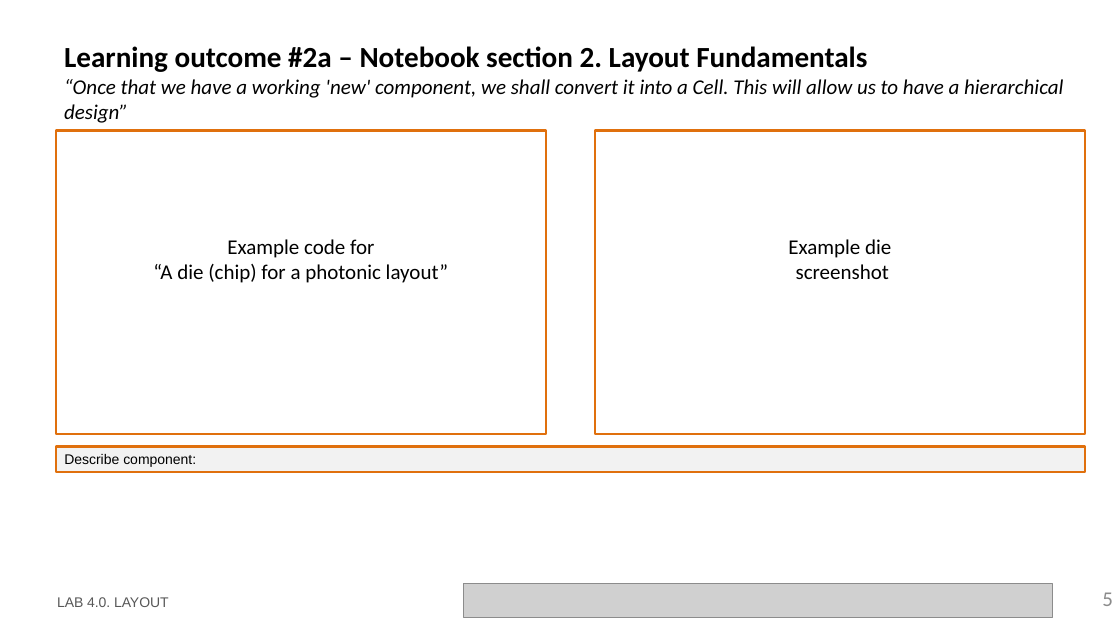
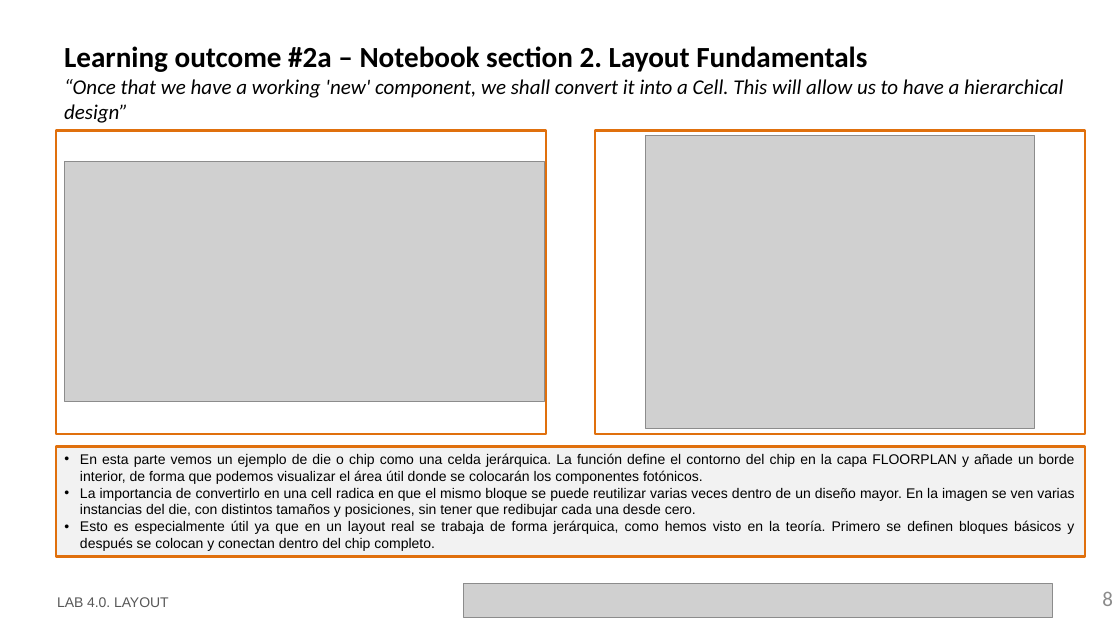
Before and after one commit to Japeacru/cifoin-lab4, a slide deck: slide 8 of LabBook_40.pptx (slide 5 before the commit). Drawn at 1120x630 pixels with LibreOffice and Linux fonts; fonts in the diff are those of the drawing; grey boxes stand for pictures; background and template pictures are left out. Boxes give left, top, right and bottom in pixels: in the first picture for what was removed or moved away, otherwise in the second. Text is boxed around its words. In the diff, an @@ line names an element or a change of style, - is before the commit and + after.

```diff
--- a/LabBook_40.pptx
+++ b/LabBook_40.pptx
@@ picture added at <box>646,135,1035,429</box> @@
@@ picture added at <box>65,161,544,401</box> @@
@@ text removed at <box>153,239,448,283</box> @@
-Example code for
-“A die (chip) for a photonic layout”
@@ text removed at <box>788,239,891,279</box> @@
-Example die
-screenshot
@@ rectangle "En esta parte vemos un ...": place and size @@
-rectangle "En esta parte vemos un ..." at <box>56,447,1086,472</box>
+rectangle "En esta parte vemos un ..." at <box>56,447,1086,557</box>
@@ text in rectangle at <box>80,453,1075,551</box>: text changed @@
-Describe component:
+• En esta parte vemos un ejemplo de die o chip como una celda jerárquica. La función define el contorno del chip en la capa FLOORPLAN y añade un borde interior, de forma que podemos visualizar el área útil donde se colocarán los componentes fotónicos.
+• La importancia de convertirlo en una cell radica en que el mismo bloque se puede reutilizar varias veces dentro de un diseño mayor. En la imagen se ven varias instancias del die, con distintos tamaños y posiciones, sin tener que redibujar cada una desde cero.
+• Esto es especialmente útil ya que en un layout real se trabaja de forma jerárquica, como hemos visto en la teoría. Primero se definen bloques básicos y después se colocan y conectan dentro del chip completo.
@@ page number at <box>1102,592,1113,606</box>: text changed @@
-5
+8
```
Also in this commit, not shown: 3 other slides changed, 6 slides added, 1 other file.
